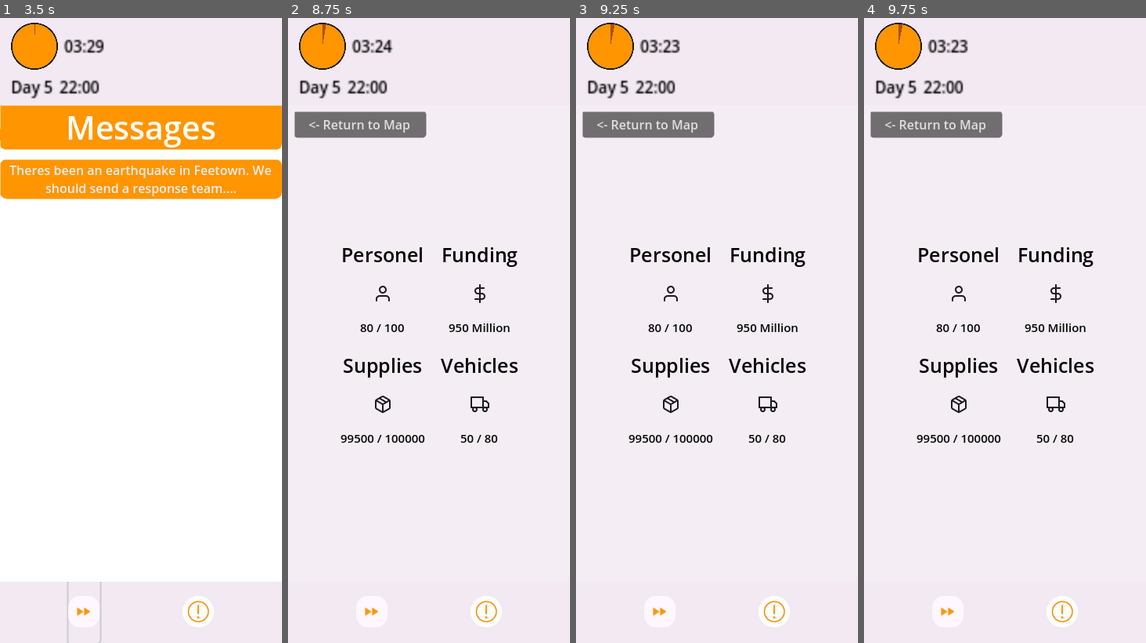
Above: before the commit, frames 1-4 (left to right).
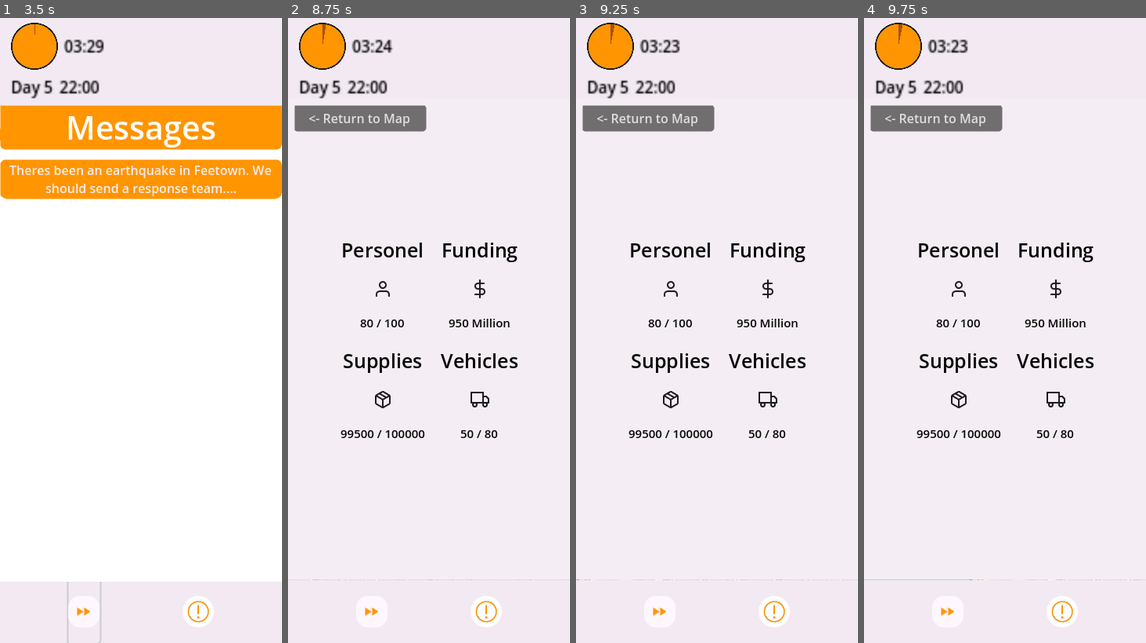
Above: after the commit, the same moments.

Repository: carabowes/Luscinia
Game: Godot game, scene res://main.tscn
Same seed, same stepped clock (60 frames per second), same inputs: the game is played once before the commit and once after it.
Inputs (mouse positions are in pixels of both pictures, inside the frame that each line leads up to):
- Up to frame 1 (3.5 s): click "New Message!" at 0.5 s; click (84, 611) at 1.25 s; click "New Message!" at 2 s; click (84, 611) at 2.75 s
- Up to frame 2 (8.75 s): click (485, 611) at 3.5 s; click "Yes, we will send a full resp…" at 4.25 s; click "Lets send a small team until …" at 5 s; click "Theres been an earthquake in …" at 5.75 s; click "<- Return to Map" at 6.5 s; tap Enter at 7.25 s; drag from (304, 30) to (457, 193) at 7.27 s; drag from (513, 424) to (414, 455) at 8.02 s
- Up to frame 3 (9.25 s): move the mouse to (632, 236) at 8.77 s; press the mouse at (632, 236) at 8.78 s; hold A from 8.78 s (still down)
- Up to frame 4 (9.75 s): release A at 9.5 s; release the mouse at (920, 236) at 9.5 s; tap Space at 9.5 s; drag from (1098, 86) to (920, 236) at 9.52 s

Frame 1 is identical in both runs. In frame 2, 4.1% of the frame differs, in the area x 0-99%, y 13-90%; in frame 3, 4.1%; in frame 4, 4.2%.

Commit message:
Fixed bug where resources gained was being added into resources instead of available resources

Diff:
--- a/luscinia/Scenes/resource_page.tscn
+++ b/luscinia/Scenes/resource_page.tscn
@@ -10,6 +10,7 @@
 anchors_preset = 15
 anchor_right = 1.0
 anchor_bottom = 1.0
+offset_bottom = -800.0
 grow_horizontal = 2
 grow_vertical = 2
 size_flags_horizontal = 3
@@ -18,9 +19,10 @@
 
 [node name="Background" type="Panel" parent="."]
 layout_mode = 1
-anchors_preset = 15
+anchors_preset = -1
 anchor_right = 1.0
-anchor_bottom = 1.0
+offset_top = 88.0
+offset_bottom = 700.0
 grow_horizontal = 2
 grow_vertical = 2
 theme_override_styles/panel = SubResource("StyleBoxFlat_tws4w")
--- a/luscinia/Scripts/Resources/resource_page.gd
+++ b/luscinia/Scripts/Resources/resource_page.gd
@@ -1,7 +1,7 @@
 extends Control
 
-var resources = {}
-var available_resources = {}
+@export var resources = {}
+@export var available_resources = {}
 
 
 func _ready() -> void:
--- a/luscinia/Scripts/UI/map_tasks.gd
+++ b/luscinia/Scripts/UI/map_tasks.gd
@@ -54,7 +54,9 @@
 			for resource in task.task_data.resources_gained.keys():
 				print("Before")
 				print(ResourceManager.resources[resource])
-				ResourceManager.add_resources(resource, task.task_data.resources_gained[resource])
+				ResourceManager.add_available_resources(resource, task.task_data.resources_gained[resource])
+				if(resource == "funds"):
+					ResourceManager.add_resources(resource, task.task_data.resources_gained[resource])
 				print("After")
 				print(ResourceManager.resources[resource])
 	generate_widgets()
--- a/luscinia/main.tscn
+++ b/luscinia/main.tscn
@@ -59,6 +59,11 @@
 [node name="resource_page" parent="pages" instance=ExtResource("4_vi8yg")]
 visible = false
 layout_mode = 1
+anchors_preset = -1
+anchor_top = -0.018
+anchor_bottom = 0.997
+offset_top = 10.926
+offset_bottom = -798.179
 
 [node name="task_details" parent="pages" instance=ExtResource("5_0qr7n")]
 visible = false
